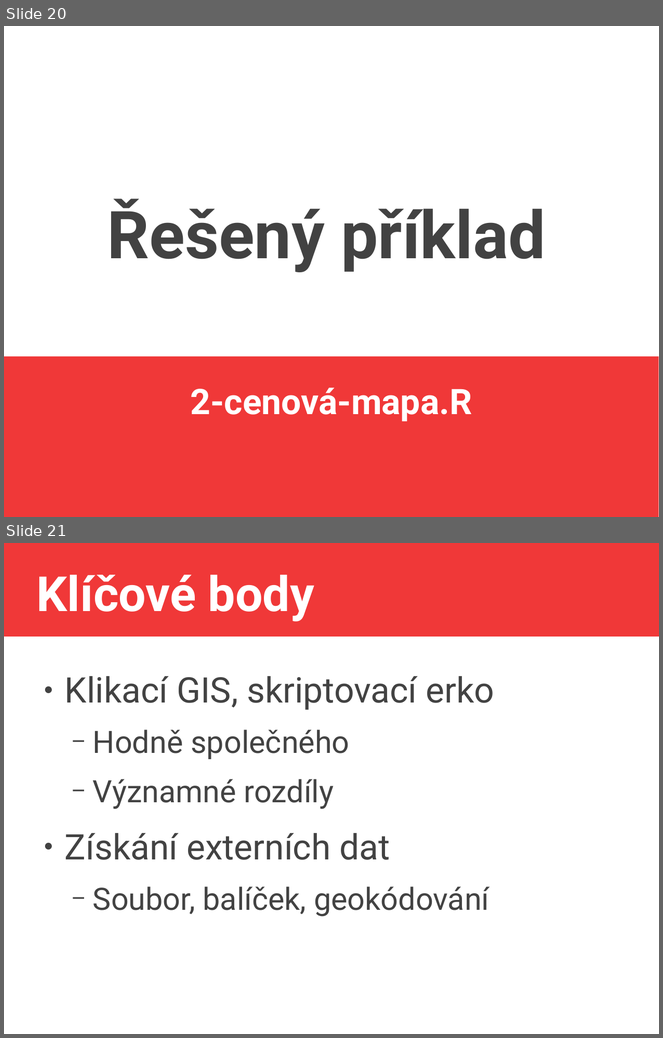
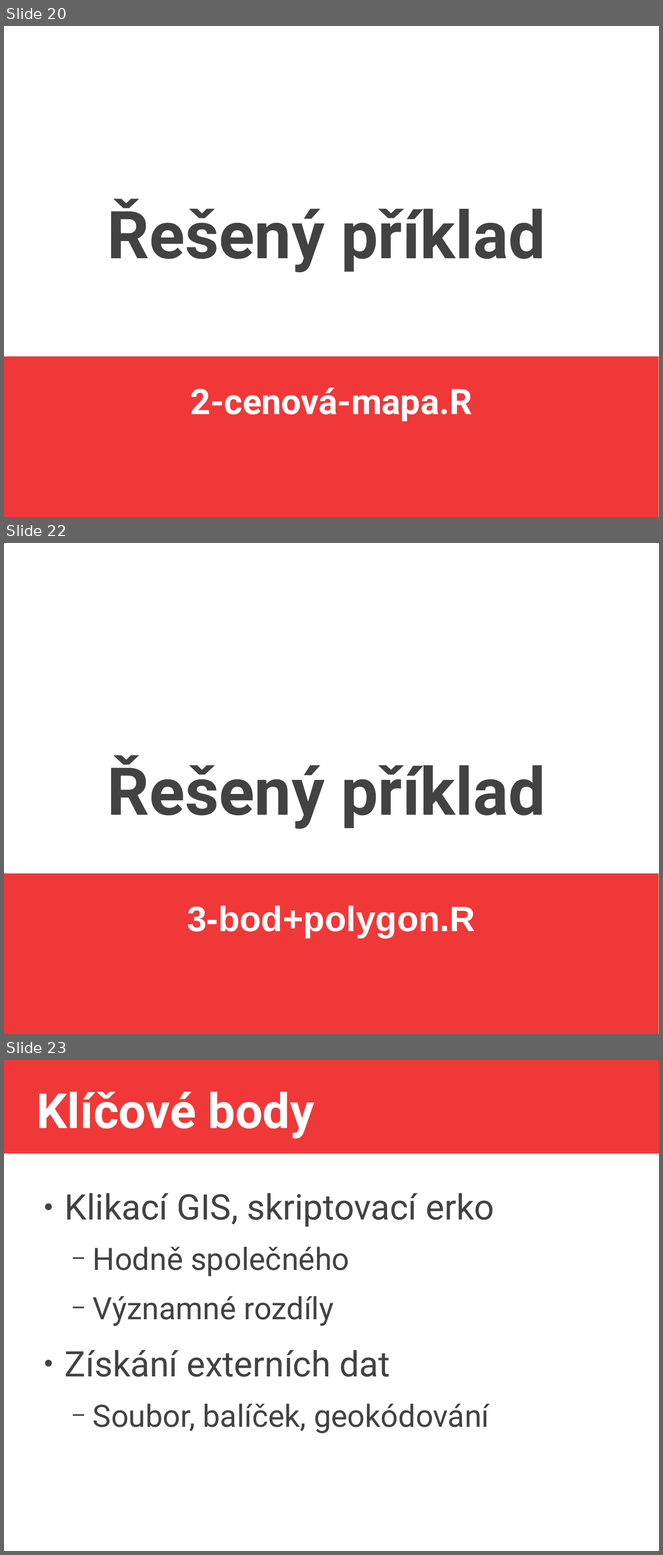
Before and after one commit to jlacko/4EK418, a slide deck: prez/2 - svět gisu svět erka.odp. Shown one above the other, each under a label of ours: slides 20 and 21 before the commit, slides 20, 22 and 23 after it; the slides between them are not shown. The pictures are 663x1038 and 663x1555 pixels, drawn with LibreOffice and Linux fonts; fonts in the diff are those of the drawing. Boxes give left, top, right and bottom in pixels: in the first picture for what was removed or moved away, otherwise in the second. Text is boxed around its words. In the diff, an @@ line names an element or a change of style, - is before the commit and + after.

```diff
--- a/prez/2 - svět gisu svět erka.odp
+++ b/prez/2 - svět gisu svět erka.odp
@@ slide 22 added at [4, 543, 659, 1034], background #FFFFFF; not listed: 1 template element that a slide beside it also shows @@
@@ title added at [107, 755, 545, 829], 80 pt, text #424242, bold @@
+Řešený příklad
@@ subtitle added at [187, 906, 476, 938], 42.7 pt, text #FFFFFF, bold @@
+3-bod+polygon.R
@@ what was slide 21 is now slide 23 @@
```
Also in this commit, not shown: 1 slide changed, 1 other slide added, 7 other files.
